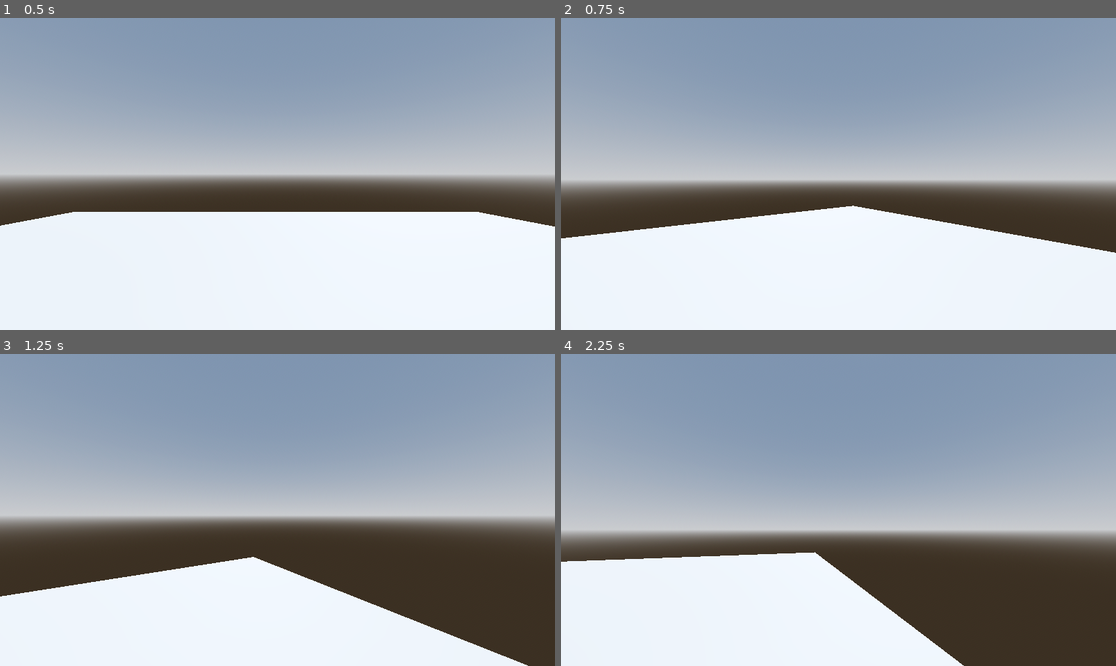
Above: before the commit, frames 1-4 (two rows, left to right).
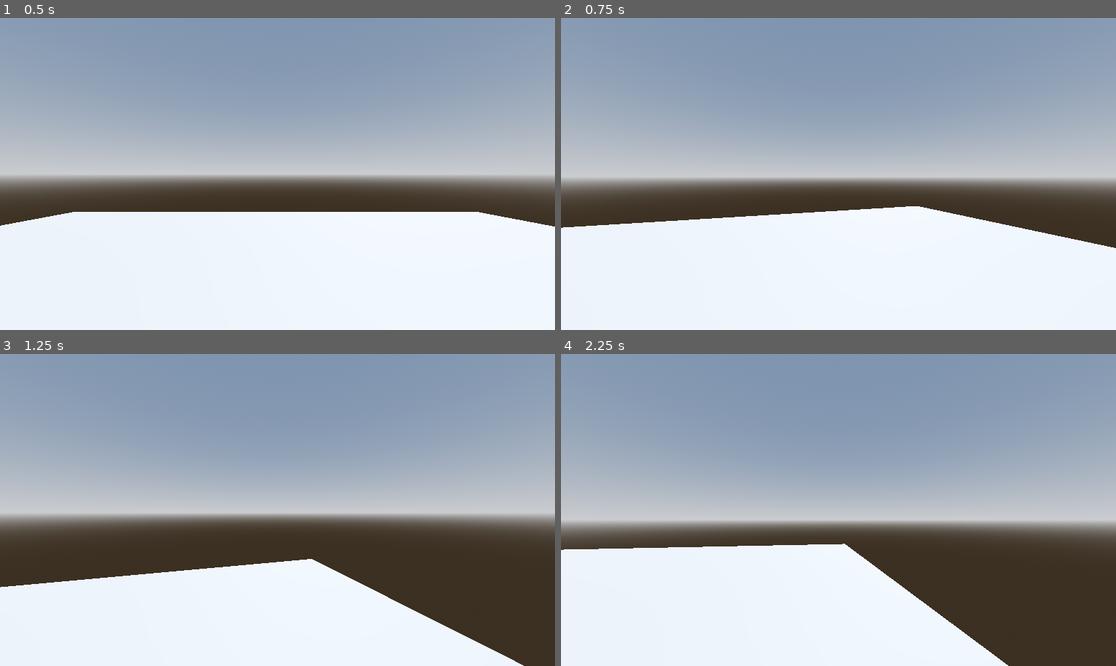
Above: after the commit, the same moments.

Repository: natanrizzo/gardenist
Game: Godot game, scene res://Scenes/Stages/test_world.tscn
Same seed, same stepped clock (60 frames per second), same inputs: the game is played once before the commit and once after it.
Inputs (mouse positions are in pixels of both pictures, inside the frame that each line leads up to):
- Up to frame 1 (0.5 s): no input
- Up to frame 2 (0.75 s): tap Enter at 0.5 s; move the mouse to (866, 174) at 0.52 s; hold D (move_right) from 0.53 s (still down); tap W (move_foward) at 0.6 s
- Up to frame 3 (1.25 s): keep holding D (move_right); tap Space (jump) at 0.77 s
- Up to frame 4 (2.25 s): move the mouse to (810, 510) at 1.27 s; release D (move_right) at 1.28 s; hold S (move_backward) 1.28-2.03 s; tap Shift (run) at 1.35 s; tap Space (jump) at 1.52 s; move the mouse to (849, 503) at 2.02 s; hold D (move_right) from 2.03 s (still down); tap W (move_foward) at 2.1 s

Frame 1 is identical in both runs. In frame 2, 4.3% of the frame differs, in the area x 0-100%, y 51-76%; in frame 3, 4.5%; in frame 4, 12%, in the area x 0-100%, y 53-100%.

Commit message:
feat(grid_system): initial implementation

Diff:
--- a/Scenes/player.tscn
+++ b/Scenes/player.tscn
@@ -1,18 +1,12 @@
-[gd_scene load_steps=4 format=3 uid="uid://cknne111vdf3"]
+[gd_scene load_steps=3 format=3 uid="uid://cknne111vdf3"]
 
 [ext_resource type="Script" uid="uid://cdcs8ex74728m" path="res://Scripts/Player/player.gd" id="1_v0iea"]
-
-[sub_resource type="CapsuleMesh" id="CapsuleMesh_cvnsp"]
 
 [sub_resource type="ConvexPolygonShape3D" id="ConvexPolygonShape3D_6t5aa"]
 points = PackedVector3Array(-0.12520654, -0.532801, -0.4805069, 0.022783129, 0.4760704, 0.49888408, 0.16971254, 0.55914 …(1084 unchanged characters)…
 
 [node name="Player" type="CharacterBody3D"]
 script = ExtResource("1_v0iea")
-
-[node name="MeshInstance3D" type="MeshInstance3D" parent="."]
-transform = Transform3D(1, 0, 0, 0, 1, 0, 0, 0, 1, 0, 1, 0)
-mesh = SubResource("CapsuleMesh_cvnsp")
 
 [node name="CollisionShape3D" type="CollisionShape3D" parent="."]
 transform = Transform3D(1, 0, 0, 0, 1, 0, 0, 0, 1, 0, 1, 0)
@@ -22,3 +16,6 @@
 
 [node name="Camera3D" type="Camera3D" parent="Head"]
 transform = Transform3D(1, 0, 0, 0, 1, 0, 0, 0, 1, 0, 1.6200694, 0)
+
+[node name="HandTarget" type="Marker3D" parent="Head"]
+transform = Transform3D(1, 0, 0, 0, 1, 0, 0, 0, 1, 0, 0, -2.5)
--- a/Scripts/Player/player.gd
+++ b/Scripts/Player/player.gd
@@ -7,7 +7,7 @@
 @export var jump_force := 4.5
 
 @export var gravity := 9.8
-@export var sensitivity := 0.01
+@export var sensitivity := 0.005
 
 @export_category("Camera BOB")
 @export var bob_freq := 2.0
@@ -15,8 +15,12 @@
 var bob_time = 0.0
 
 @export_category("FOV")
-@export var base_fov = 75.0
-@export var fov_change = 1.5
+@export var base_fov := 75.0
+@export var fov_change := 1.5
+
+@export_category("Construction")
+@export var grid_size := 0.25
+
 
 @onready var head := $Head
 @onready var camera := $Head/Camera3D
@@ -32,18 +36,7 @@
 
 func _physics_process(delta: float) -> void:
 	move(delta)
-	handle_headbob(delta)
-	move_and_slide()
 
-func handle_headbob(delta):
-	bob_time += delta * velocity.length() * float(is_on_floor())
-	head.transform.origin = _headbob(bob_time)
-
-func _headbob(time) -> Vector3:
-	var pos = Vector3.ZERO
-	pos.y = sin(time * bob_freq) * bob_amp
-	pos.x = cos(time * bob_freq / 2) * bob_amp
-	return pos
 
 func move(delta):
 	if not is_on_floor():
@@ -64,6 +57,8 @@
 	var target_fov = base_fov + fov_change * velocity_clamped
 	camera.fov = lerp(camera.fov, target_fov, delta * 8.0)
 
+	handle_headbob(delta)
+
 	if is_on_floor():
 		if direction:
 			velocity.x = direction.x * speed
@@ -74,3 +69,15 @@
 	else:
 		velocity.x = lerp(velocity.x, direction.x * speed, delta * 3.0)
 		velocity.z = lerp(velocity.z, direction.z * speed, delta * 3.0)
+
+	move_and_slide()
+
+func handle_headbob(delta):
+	bob_time += delta * velocity.length() * float(is_on_floor())
+	head.transform.origin = _headbob(bob_time)
+
+func _headbob(time) -> Vector3:
+	var pos = Vector3.ZERO
+	pos.y = sin(time * bob_freq) * bob_amp
+	pos.x = cos(time * bob_freq / 2) * bob_amp
+	return pos
Not shown, changed: icon.svg.import
Not shown, added: study_materials.md
